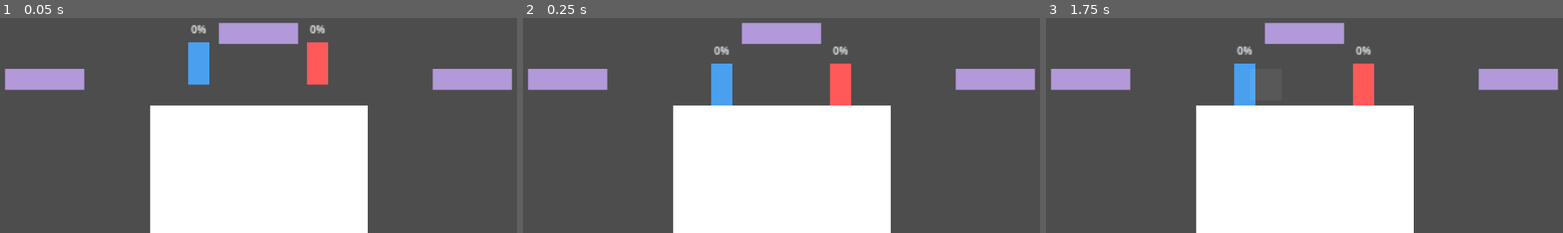
Above: before the commit, frames 1-3 (left to right).
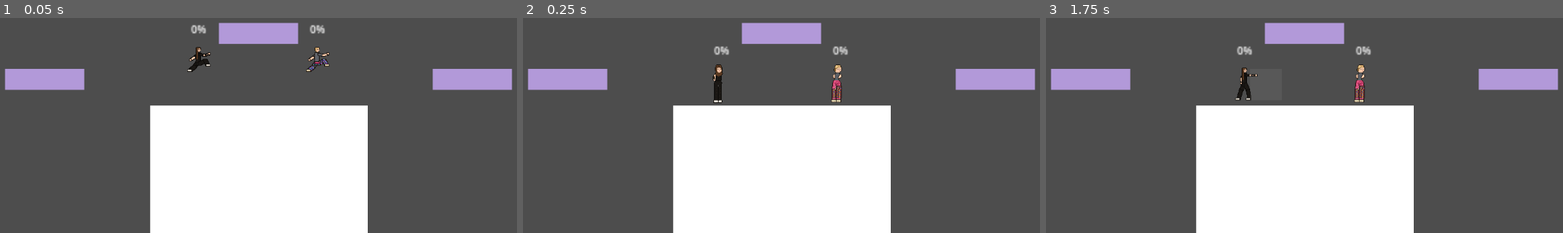
Above: after the commit, the same moments.

Repository: ekerot68-beep/Super-Smash-INDA
Game: Godot game, scene res://scenes/game.tscn
Same seed, same stepped clock (60 frames per second), same inputs: the game is played once before the commit and once after it.
Inputs:
- Up to frame 1 (0.05 s): no input
- Up to frame 2 (0.25 s): no input
- Up to frame 3 (1.75 s): tap Enter at 0.5 s; hold Right from 0.53 s (still down); tap Shift at 0.6, 1.35 s; tap Space at 0.77, 1.52 s

The runs differ from the first frame. In frame 1, 1.6% of the frame differs, in the area x 36-64%, y 11-32%; in frame 2, 1.6%; in frame 3, 1.6%.

Commit message:
replace rectangles with pixel art sprites and pose-based animation

Diff:
--- a/scenes/game.tscn
+++ b/scenes/game.tscn
@@ -40,7 +40,7 @@
 right_key = 68
 jump_key = 87
 attack_key = 32
-player_color = Color(0.28839856, 0.6254761, 0.9371392, 1)
+character_id = 2
 
 [node name="deathzone" parent="." unique_id=1842120127 instance=ExtResource("3_lnu2h")]
 
--- a/scenes/player.tscn
+++ b/scenes/player.tscn
@@ -1,6 +1,7 @@
-[gd_scene format=3 uid="uid://cplayer000001"]
+[gd_scene load_steps=5 format=3 uid="uid://cplayer000001"]
 
 [ext_resource type="Script" uid="uid://bvk88c2m6yh2i" path="res://scripts/player.gd" id="1_player"]
+[ext_resource type="Texture2D" path="res://assets/sprites/guy1.png" id="2_guy1"]
 
 [sub_resource type="RectangleShape2D" id="RectangleShape2D_player"]
 size = Vector2(16, 32)
@@ -14,12 +15,10 @@
 [node name="CollisionShape2D" type="CollisionShape2D" parent="." unique_id=1359325202]
 shape = SubResource("RectangleShape2D_player")
 
-[node name="ColorRect" type="ColorRect" parent="." unique_id=827856005]
-offset_left = -8.0
-offset_top = -16.0
-offset_right = 8.0
-offset_bottom = 16.0
-color = Color(1, 0.35, 0.35, 1)
+[node name="Sprite2D" type="Sprite2D" parent="." unique_id=827856005]
+texture_filter = 1
+scale = Vector2(0.4, 0.4)
+texture = ExtResource("2_guy1")
 
 [node name="Hitbox" type="Area2D" parent="." unique_id=1450070775]
 monitoring = false
--- a/scripts/player.gd
+++ b/scripts/player.gd
@@ -3,13 +3,14 @@
 # Reference to the parent Game node (used for end_game() callbacks).
 @onready var game: Node2D = $".."
 
-# Per-player controls and color — set these in the Inspector for each Player instance.
+# Per-player controls and tint — set these in the Inspector for each Player instance.
 @export var left_key: Key = KEY_LEFT
 @export var right_key: Key = KEY_RIGHT
 @export var jump_key: Key = KEY_SPACE
 @export var down_key: Key = KEY_NONE     # Optional. Used as the "down" attack direction.
 @export var attack_key: Key = KEY_SHIFT
-@export var player_color: Color = Color(1, 0.35, 0.35, 1)
+@export var character_id: int = 1        # 1 = guy1 sprites, 2 = guy2 sprites
+@export var player_color: Color = Color(1, 1, 1, 1)  # Modulate (white = no tint).
 
 # Movement tuning
 const SPEED := 120.0
@@ -24,20 +25,20 @@
 const RESPAWNS := 1                # number of respawns before elimination
 
 # Charge tuning (#19 — charged attacks)
-const MAX_CHARGE_TIME := 2.5                   # seconds for full charge
-const BASE_DAMAGE := 5.0                       # damage % on a tap (no charge)
-const MAX_CHARGE_DAMAGE := 30                # damage % at full charge
-const BASE_KNOCKBACK_SPEED := 140            # knockback magnitude on a tap
-const MAX_CHARGE_KNOCKBACK_SPEED := 350      # knockback magnitude at full charge
+const MAX_CHARGE_TIME := 2.5
+const BASE_DAMAGE := 5.0
+const MAX_CHARGE_DAMAGE := 30.0
+const BASE_KNOCKBACK_SPEED := 140.0
+const MAX_CHARGE_KNOCKBACK_SPEED := 350.0
 
 # Hitbox flash (visual feedback when attacking)
-const FLASH_BASE_DURATION := 0.15              # seconds the flash lasts on a tap
-const FLASH_MAX_DURATION := 0.5                # seconds the flash lasts at full charge
-const FLASH_BASE_ALPHA := 0.35                 # opacity at start of a tap flash
-const FLASH_MAX_ALPHA := 0.95                  # opacity at start of full-charge flash
+const FLASH_BASE_DURATION := 0.15
+const FLASH_MAX_DURATION := 0.5
+const FLASH_BASE_ALPHA := 0.35
+const FLASH_MAX_ALPHA := 0.95
 
 # State
-var damage: float = 0.0            # Smash-style "%" — increases on hit
+var damage: float = 0.0
 var facing: int = 1                # 1 = right, -1 = left
 
 var _attack_timer: float = 0.0
@@ -65,7 +66,15 @@
 var spawn_position: Vector2
 var respawns := RESPAWNS
 
-@onready var _color_rect: ColorRect = $ColorRect
+# Loaded textures for the chosen character.
+var _tex_idle: Texture2D
+var _tex_jump: Texture2D
+var _tex_punch_right: Texture2D
+var _tex_punch_up: Texture2D
+var _tex_punch_upright: Texture2D
+var _tex_punch_down: Texture2D
+
+@onready var _sprite: Sprite2D = $Sprite2D
 @onready var _hitbox: Area2D = $Hitbox
 @onready var _hitbox_shape: CollisionShape2D = $Hitbox/CollisionShape2D
 @onready var _hitbox_flash: ColorRect = $Hitbox/HitboxFlash
@@ -73,13 +82,26 @@
 
 
 func _ready() -> void:
-	_color_rect.color = player_color
+	_load_textures()
+	_sprite.texture = _tex_idle
+	_sprite.modulate = player_color
 	_hitbox.monitoring = false
 	_hitbox_shape.disabled = true
 	_hitbox_flash.visible = false
 	_hitbox.body_entered.connect(_on_hitbox_body_entered)
 	_update_label()
 	spawn_position = global_position
+
+
+func _load_textures() -> void:
+	# Pick guy1 or guy2 sprite set based on the character_id exported on this instance.
+	var prefix: String = "res://assets/sprites/guy%d" % character_id
+	_tex_idle = load("%s.png" % prefix)
+	_tex_jump = load("%s_jump_right.png" % prefix)
+	_tex_punch_right = load("%s_punch_right.png" % prefix)
+	_tex_punch_up = load("%s_punch_up.png" % prefix)
+	_tex_punch_upright = load("%s_punch_upright.png" % prefix)
+	_tex_punch_down = load("%s_punch_down.png" % prefix)
 
 
 func _physics_process(delta: float) -> void:
@@ -116,15 +138,10 @@
 
 	if _knockback_timer <= 0.0:
 		if is_on_floor():
-			# Holding the key OR a fresh press both jump from the ground.
-			# This lets you bunny-hop / auto-jump on landing without precise timing.
 			if jump_held or jump_just_pressed:
 				velocity.y = JUMP_VELOCITY
 				_jumps_used += 1
 		elif jump_just_pressed and _jumps_used < MAX_JUMPS:
-			# Air jump: only on a fresh press, and only if we have a jump left.
-			# Holding the key in the air does NOT auto-double-jump — you must release
-			# and re-press, otherwise hold-to-jump would burn the second jump immediately.
 			velocity.y = JUMP_VELOCITY
 			_jumps_used += 1
 
@@ -140,7 +157,6 @@
 	if _charging:
 		_charge_time += delta
 		_update_charge_visual()
-		# Auto-release at max OR on key release
 		if attack_just_released or _charge_time >= MAX_CHARGE_TIME:
 			_release_attack()
 
@@ -160,6 +176,7 @@
 			velocity.x = move_toward(velocity.x, 0.0, SPEED)
 
 	move_and_slide()
+	_update_sprite()
 
 
 # ---- charge / attack flow ------------------------------------------------
@@ -170,9 +187,10 @@
 
 
 func _update_charge_visual() -> void:
+	# Brighten the sprite as charge builds — works on the pixel art without tinting.
 	var ratio: float = clampf(_charge_time / MAX_CHARGE_TIME, 0.0, 1.0)
-	# Tint toward white as charge builds — visual feedback.
-	_color_rect.color = player_color.lerp(Color.WHITE, ratio * 0.6)
+	var brightness: float = 1.0 + ratio * 0.6
+	_sprite.modulate = Color(brightness, brightness, brightness, 1.0) * player_color
 
 
 func _release_attack() -> void:
@@ -181,8 +199,6 @@
 	var kb: float = lerpf(BASE_KNOCKBACK_SPEED, MAX_CHARGE_KNOCKBACK_SPEED, ratio)
 
 	# Compute attack direction from currently held keys (#18 — multi-direction).
-	# Up uses jump_key (which also makes you jump if grounded — fine for now).
-	# Down uses optional down_key, only if configured in the Inspector.
 	var dir := Vector2.ZERO
 	if Input.is_physical_key_pressed(left_key):
 		dir.x -= 1.0
@@ -194,7 +210,6 @@
 		dir.y += 1.0
 
 	if dir == Vector2.ZERO:
-		# Neutral: attack in facing direction.
 		dir = Vector2(float(facing), 0.0)
 	dir = dir.normalized()
 
@@ -205,7 +220,7 @@
 	# Reset charge state and visual.
 	_charging = false
 	_charge_time = 0.0
-	_color_rect.color = player_color
+	_sprite.modulate = player_color
 
 	# Schedule hitbox active period and cooldown.
 	_attack_timer = ATTACK_DURATION
@@ -228,6 +243,46 @@
 func _end_attack() -> void:
 	_hitbox.monitoring = false
 	_hitbox_shape.disabled = true
+
+
+# ---- sprite state -------------------------------------------------------
+
+func _update_sprite() -> void:
+	# During an active swing, show the punch pose matching the attack direction.
+	if _attack_timer > 0.0:
+		var d: Vector2 = _current_attack_dir
+		if d.x == 0.0 and d.y < 0.0:
+			# Pure up
+			_sprite.texture = _tex_punch_up
+			_sprite.flip_h = false
+		elif d.x == 0.0 and d.y > 0.0:
+			# Pure down
+			_sprite.texture = _tex_punch_down
+			_sprite.flip_h = false
+		elif d.y < 0.0:
+			# Diagonal up-right or up-left
+			_sprite.texture = _tex_punch_upright
+			_sprite.flip_h = d.x < 0.0
+		elif d.y > 0.0:
+			# Diagonal down-right / down-left (no dedicated diagonal-down sprite,
+			# fall back to the side punch).
+			_sprite.texture = _tex_punch_right
+			_sprite.flip_h = d.x < 0.0
+		else:
+			# Pure horizontal
+			_sprite.texture = _tex_punch_right
+			_sprite.flip_h = d.x < 0.0
+		return
+
+	# In the air: show the jump pose.
+	if not is_on_floor():
+		_sprite.texture = _tex_jump
+		_sprite.flip_h = facing < 0
+		return
+
+	# Default: idle pose, flipped to face movement direction.
+	_sprite.texture = _tex_idle
+	_sprite.flip_h = facing < 0
 
 
 # ---- hit detection -------------------------------------------------------
Binary file added: assets/sprites/guy1.png
Binary file added: assets/sprites/guy1_8x.png
Binary file added: assets/sprites/guy1_block.png
Binary file added: assets/sprites/guy1_block_8x.png
Binary file added: assets/sprites/guy1_hang_ledge.png
Binary file added: assets/sprites/guy1_hang_ledge_8x.png
Binary file added: assets/sprites/guy1_jump_right.png
Binary file added: assets/sprites/guy1_jump_right_8x.png
Binary file added: assets/sprites/guy1_punch_down.png
Binary file added: assets/sprites/guy1_punch_down_8x.png
Binary file added: assets/sprites/guy1_punch_right.png
Binary file added: assets/sprites/guy1_punch_right_8x.png
(and 24 more such lines)
